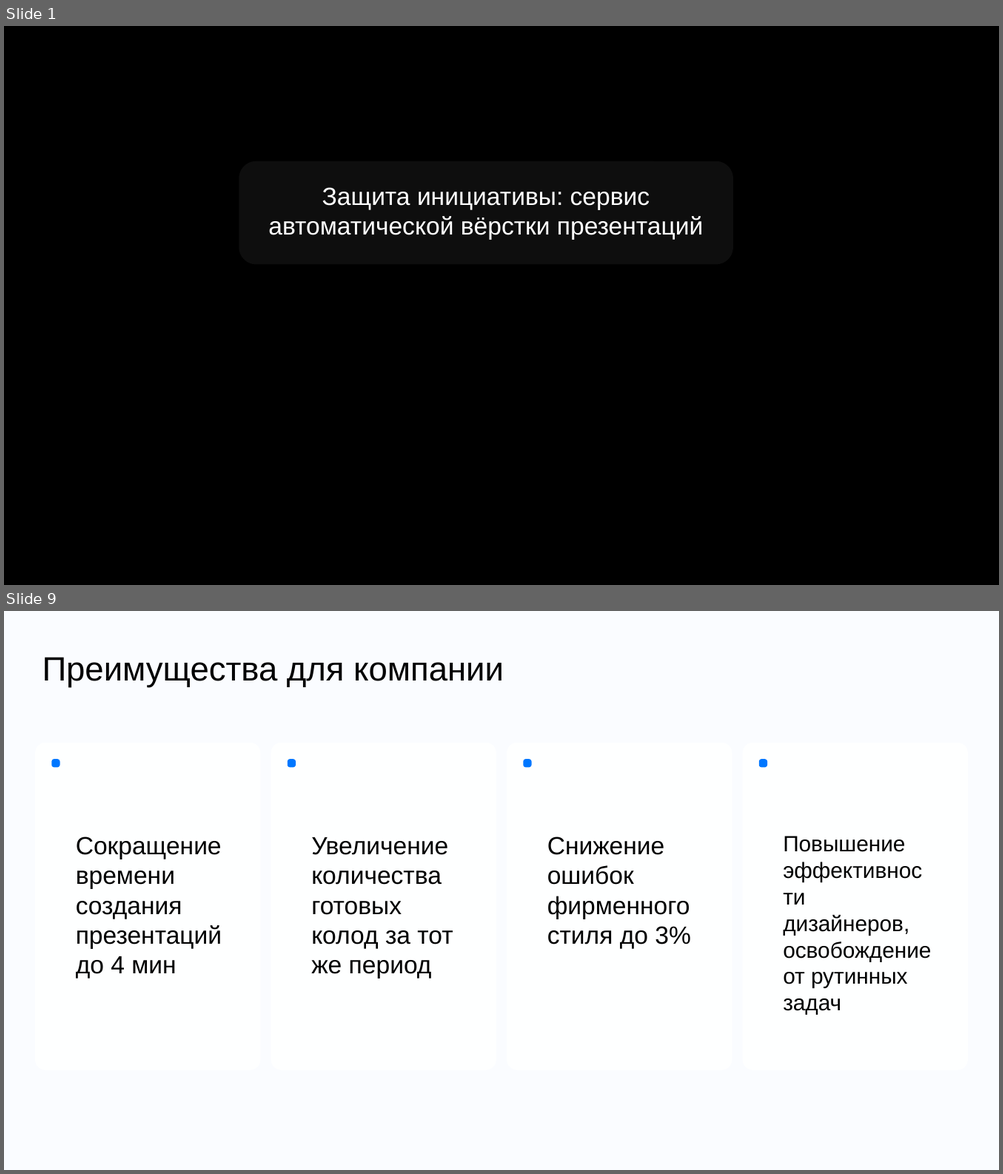
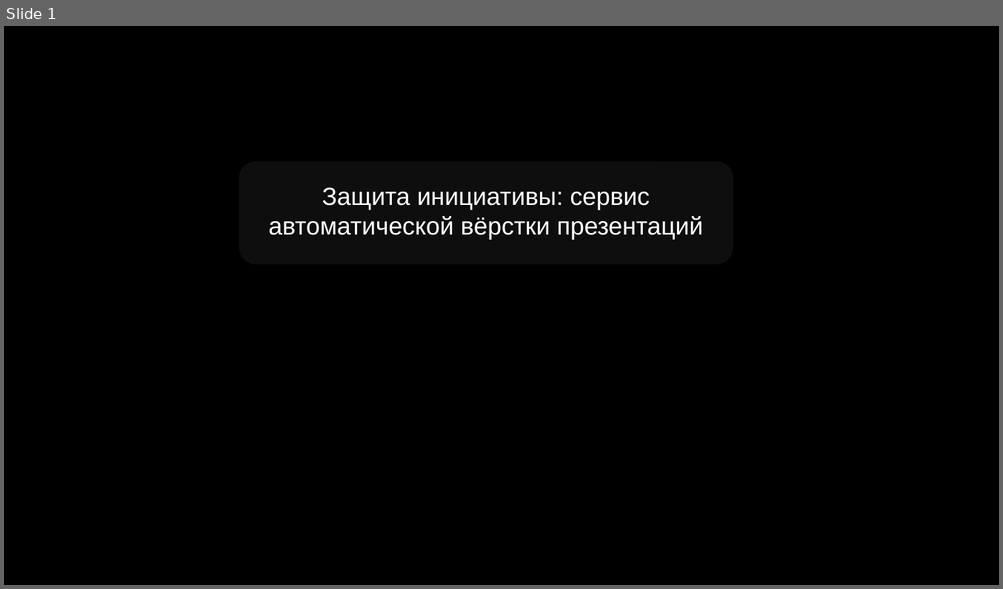
Before and after one commit to DiFoxenGit/-VKTechHackathon, a slide deck: samples/VK_Tech_шаблон__classic.pptx. Shown one above the other, each under a label of ours: slides 1 and 9 before the commit, slide 1 after it; the slides between them are not shown. The pictures are 1003x1174 and 1003x589 pixels, drawn with LibreOffice and Linux fonts; fonts in the diff are those of the drawing; background and template pictures are left out. Boxes give left, top, right and bottom in pixels: in the first picture for what was removed or moved away, otherwise in the second. Text is boxed around its words. In the diff, an @@ line names an element or a change of style, - is before the commit and + after.

```diff
--- a/samples/VK_Tech_шаблон__classic.pptx
+++ b/samples/VK_Tech_шаблон__classic.pptx
@@ slide 9 removed at [4, 611, 999, 1170], background #FAFCFF @@
@@ text removed at [42, 657, 504, 687] @@
-Преимущества для компании
@@ rounded rectangle removed at [35, 742, 261, 1071] @@
@@ rounded rectangle removed at [270, 742, 496, 1071] @@
@@ rounded rectangle removed at [506, 742, 732, 1071] @@
@@ rounded rectangle removed at [742, 742, 967, 1071] @@
@@ rounded rectangle removed at [52, 759, 60, 767] @@
@@ rounded rectangle removed at [287, 759, 296, 767] @@
@@ rounded rectangle removed at [523, 759, 531, 767] @@
@@ rounded rectangle removed at [759, 759, 767, 767] @@
@@ text removed at [76, 837, 222, 979] @@
-Сокращение времени создания презентаций до 4 мин
@@ text removed at [311, 837, 452, 979] @@
-Увеличение количества готовых колод за тот же период
@@ text removed at [547, 837, 691, 948] @@
-Снижение ошибок фирменного стиля до 3%
@@ text removed at [782, 836, 930, 1015] @@
-Повышение эффективности дизайнеров, освобождение от рутинных задач
```
Also in this commit, not shown: 4 slides changed, 5 slides added, 4 other slides removed, 19 other files.
